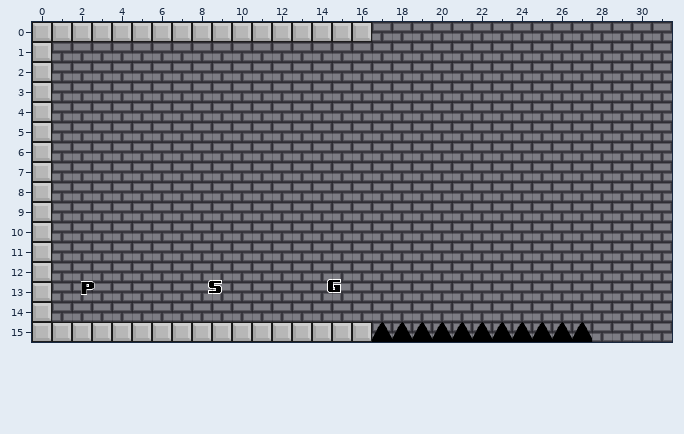
Tiled map -- assets/maps/level7.tmx. Above, as it was before the edit.
Cells are 32x32 px. Shown: x 0..31, y 0..15.
And afterwards:
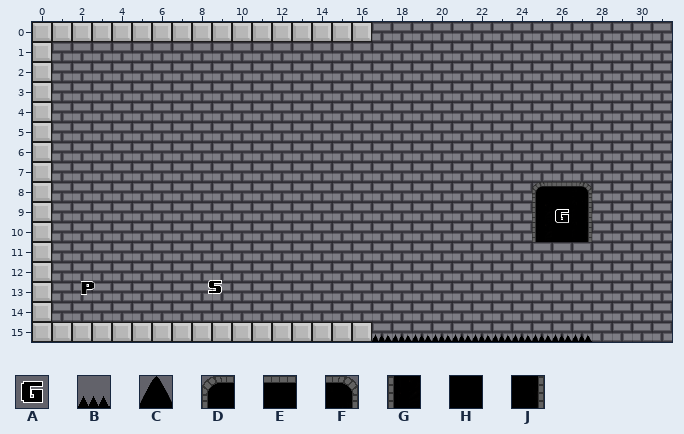
Key: from "KS Tiles": A 1, B 24, C 27, D 44, E 45, F 46, G 52, H 53, J 54.
_ is an empty cell.
Objects are placed by their top-left corner, in cells (3,4 is the top-left corner of cell 3,4); size is 1x1 cell unless given.
The author wrote: Spikes ásamt breytingum á collision response
Changes in this commit:
{"where": "layer \"noncollidable\""}
{"y":8,"x":25,"old":"___","new":"DEF"}
{"y":9,"x":25,"old":"___","new":"GHJ"}
{"y":10,"x":25,"old":"___","new":"GHJ"}
{"where": "layer \"spikes\""}
{"y":15,"x":17,"old":"CCCCCCCCCCC","new":"BBBBBBBBBBB"}
{"where": "layer \"spawns\""}
{"was": "A \"end\" at 14.6,12.7", "now": "A \"end\" at 26,9.2"}
